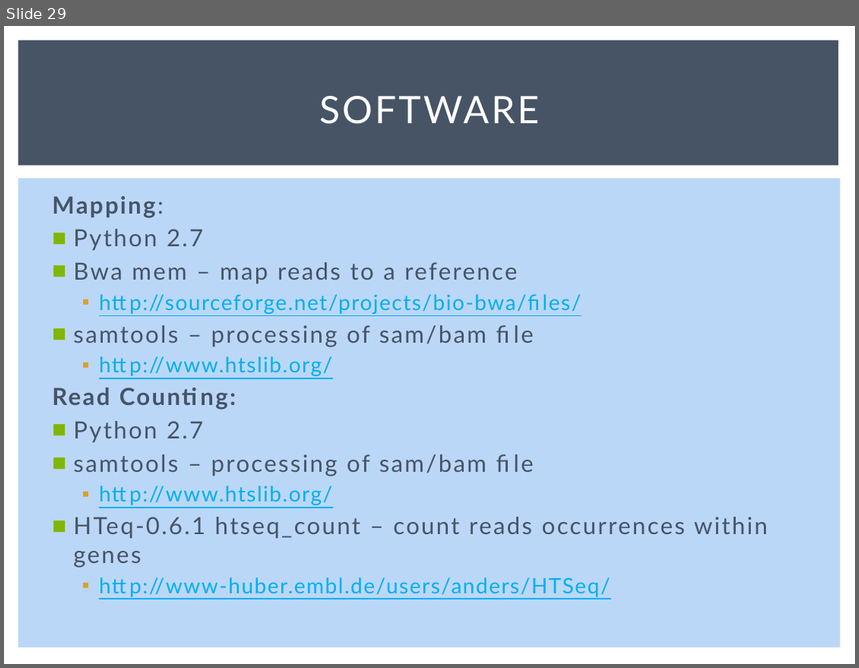
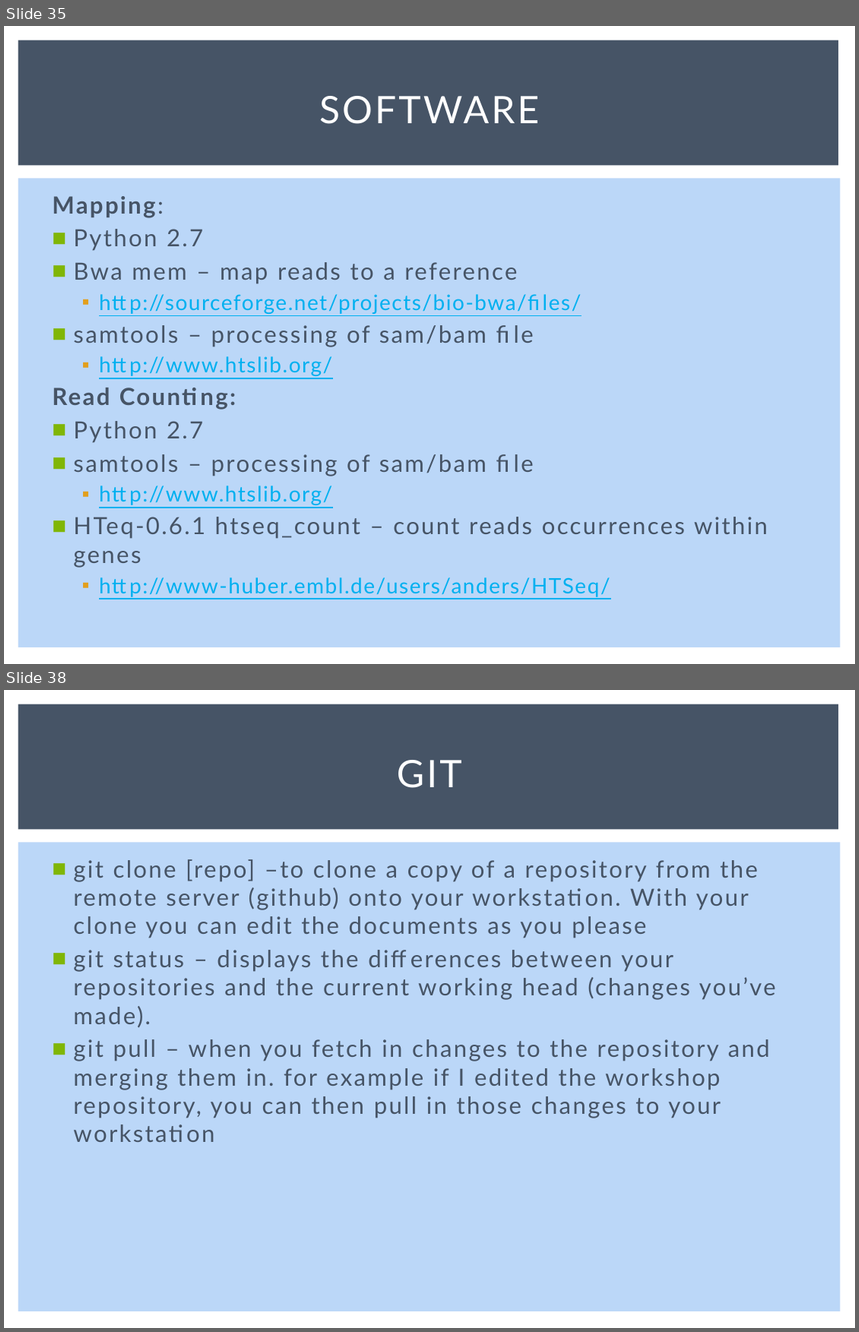
Before and after one commit to msettles/Workshop_RNAseq, a slide deck: powerpoints/RNA-seq-Piracicaba2015.pptx. Shown one above the other, each under a label of ours: slide 29 before the commit, slides 35 and 38 after it; the slides between them are not shown. The pictures are 859x668 and 859x1332 pixels, drawn with LibreOffice and Linux fonts; fonts in the diff are those of the drawing. Boxes give left, top, right and bottom in pixels: in the first picture for what was removed or moved away, otherwise in the second. Text is boxed around its words. In the diff, an @@ line names an element or a change of style, - is before the commit and + after.

```diff
--- a/powerpoints/RNA-seq-Piracicaba2015.pptx
+++ b/powerpoints/RNA-seq-Piracicaba2015.pptx
@@ slide 38 added at (x1=4, y1=690, x2=855, y2=1328), background #FFFFFF; not listed: 2 template elements that a slide beside it also shows @@
@@ title added at (x1=397, y1=760, x2=462, y2=788), 32 pt, text #FFFFFF @@
+GIT
@@ text added at (x1=73, y1=859, x2=776, y2=1119), 20 pt, text #465466 @@
+■ git clone [repo] –to clone a copy of a repository from the remote server (github) onto your workstation. With your clone you can edit the documents as you please
+■ git status – displays the differences between your repositories and the current working head (changes you’ve made).
+■ git pull – when you fetch in changes to the repository and merging them in. for example if I edited the workshop repository, you can then pull in those changes to your workstation
@@ what was slide 29 is now slide 35 @@
```
Also in this commit, not shown: 3 slides changed, 3 other slides added, 1 other file.
